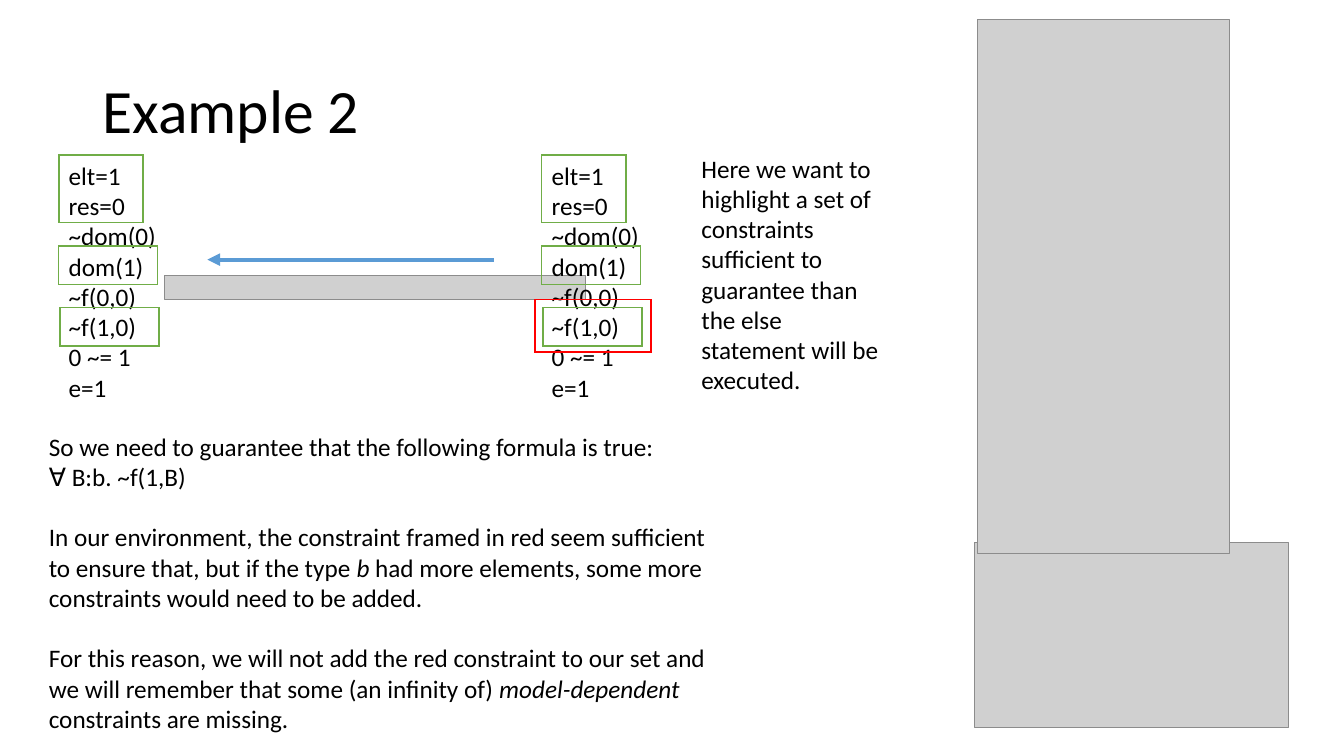
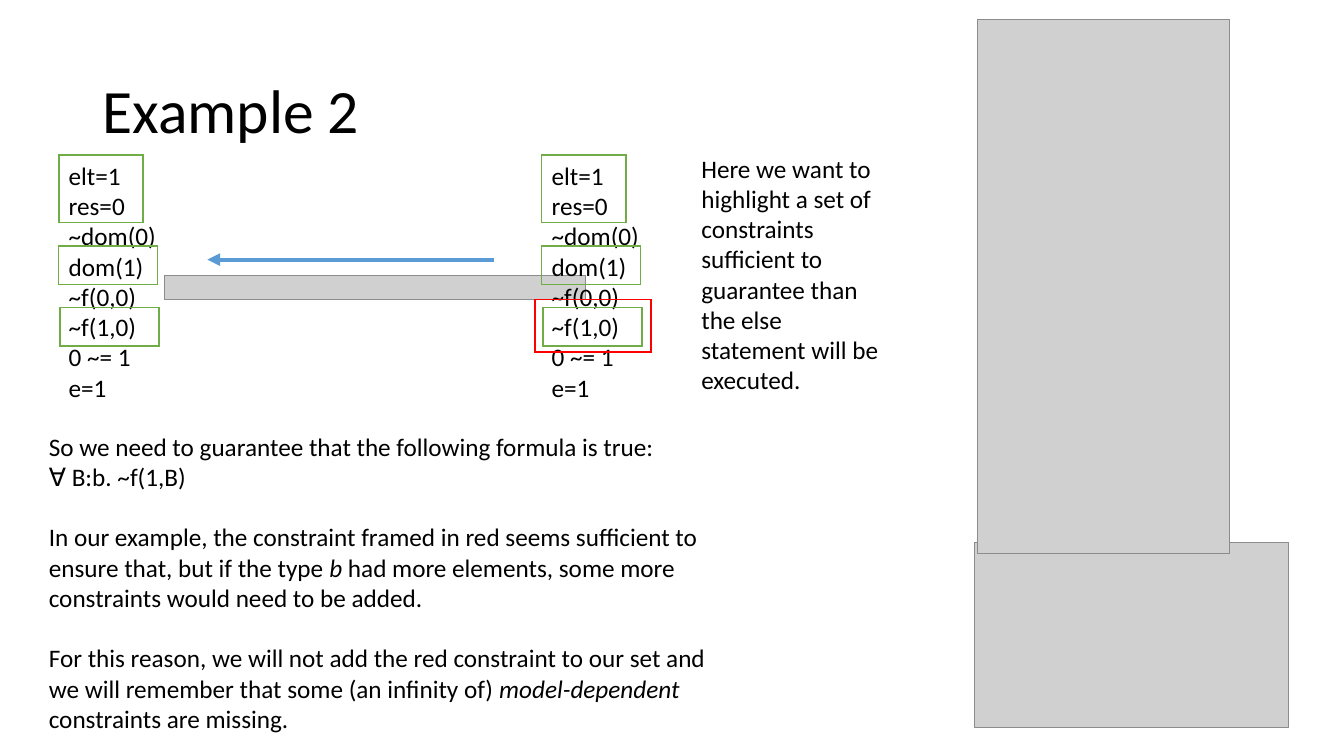
Before and after one commit to tjhance/ivy-research, a slide deck: slide 24 of invariant_synthesis/Invariant Synthesis.pptx. Drawn at 1344x756 pixels with LibreOffice and Linux fonts; fonts in the diff are those of the drawing; grey boxes stand for pictures. Boxes give left, top, right and bottom in pixels: in the first picture for what was removed or moved away, otherwise in the second. Text is boxed around its words. In the diff, an @@ line names an element or a change of style, - is before the commit and + after.

```diff
--- a/invariant_synthesis/Invariant Synthesis.pptx
+++ b/invariant_synthesis/Invariant Synthesis.pptx
@@ text at bbox=[49, 528, 696, 608]: text changed @@
-In our environment, the constraint framed in red seem sufficient to ensure that, but if the type b had more elements, some more constraints would need to be added.
+In our example, the constraint framed in red seems sufficient to ensure that, but if the type b had more elements, some more constraints would need to be added.
```
Also in this commit, not shown: 5 other slides changed, 2 slides added.
